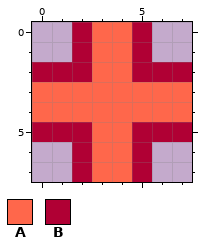
One commit to this pixel-art sprite: OLD/client/resources/images/gem/gem5.png. Above is the file before it was changed.
The file is 8x8 pixels.
Palette (. is transparent): A #ff674b  B #b00034
Once edited:
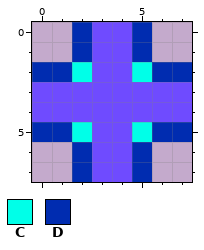
Colours new in this view: C #00ffe8  D #002cb0
Changes in this commit:
Colour A changes from #ff674b to #6f4bff.
The edit turns colour B into colour C in row 2 at x 2 and 5; in row 5 at x 2 and 5.
The edit turns colour B into colour D in rows 0 to 1 at x 2 and 5; in row 2 at x 0 to 1 and 6 to 7; in row 5 at x 0 to 1 and 6 to 7; in rows 6 to 7 at x 2 and 5.
Changed places in both pictures, as pixel boxes (x1, y1, x2, y2):
changed: (32, 22, 192, 182)
